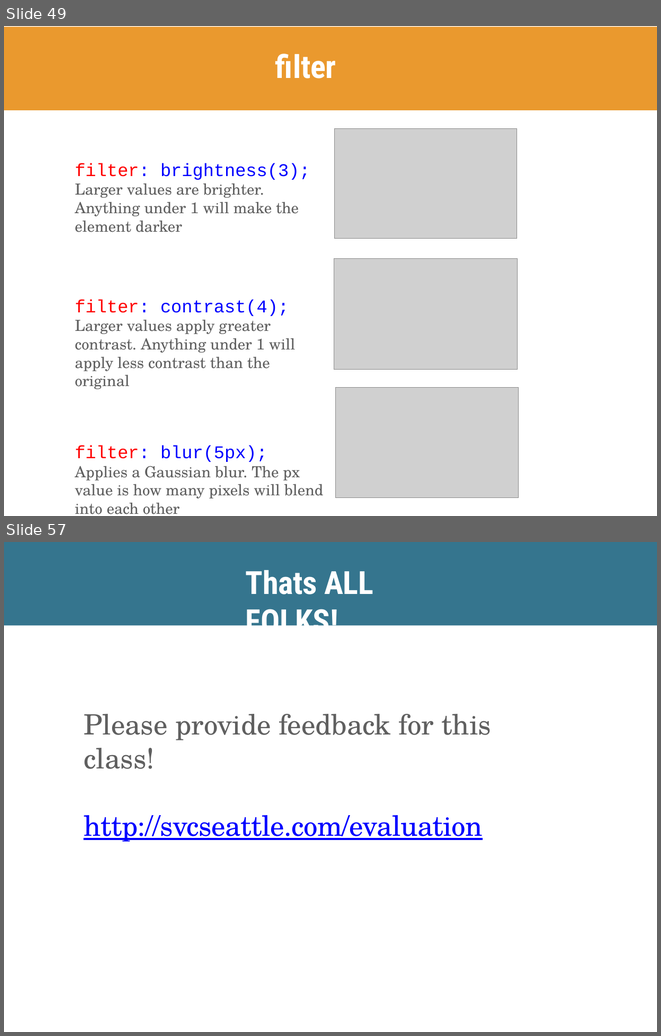
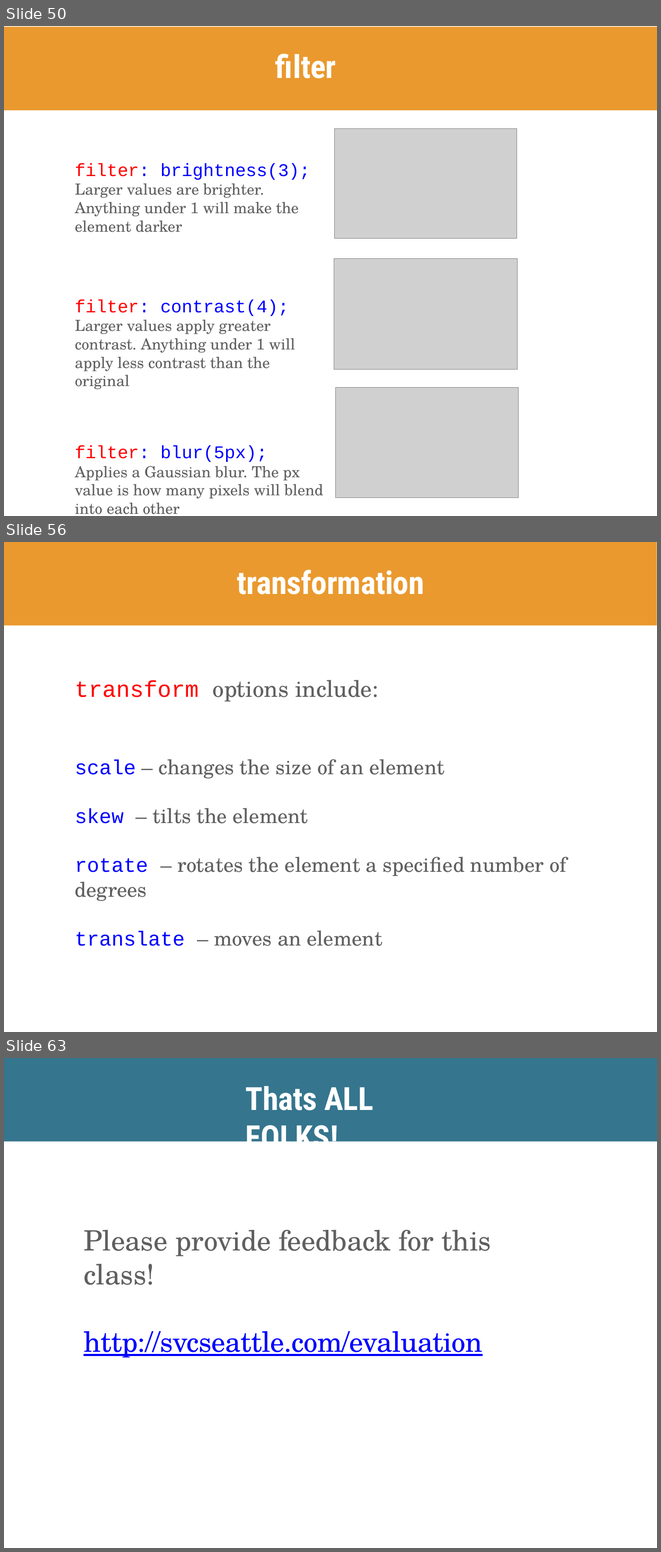
Before and after one commit to skornfeld/svc-class-jan-2018, a slide deck: slides/week-5.pptx. Shown one above the other, each under a label of ours: slides 49 and 57 before the commit, slides 50, 56 and 63 after it; the slides between them are not shown. The pictures are 661x1036 and 661x1552 pixels, drawn with LibreOffice and Linux fonts; fonts in the diff are those of the drawing; grey boxes stand for pictures. Boxes give left, top, right and bottom in pixels: in the first picture for what was removed or moved away, otherwise in the second. Text is boxed around its words. In the diff, an @@ line names an element or a change of style, - is before the commit and + after.

```diff
--- a/slides/week-5.pptx
+++ b/slides/week-5.pptx
@@ slide 56 added at (4,542,657,1032), background #FFFFFF @@
@@ freeform shape added at (4,542,657,626), fill #EA992E @@
@@ title added at (237,570,424,594), 50 pt, text #FFFFFF, bold @@
+transformation
@@ text added at (75,680,566,946), 32 pt, text #5F5F5F @@
+transform options include:
+scale – changes the size of an element
+skew – tilts the element
+rotate – rotates the element a specified number of degrees
+translate – moves an element
@@ what was slide 49 is now slide 50 @@
@@ what was slide 57 is now slide 63 @@
```
Also in this commit, not shown: 10 slides changed, 8 other slides added, 3 slides removed, 2 other files.
